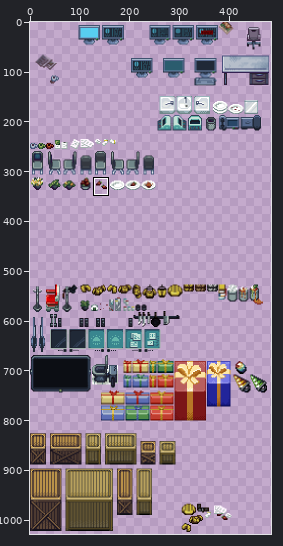
Two versions of one sprite sheet, tilesets/PC Computer - CrossCode - Various Props.png. Above, an overview of the earlier version with the close-up marked.
Close-up. Old version:
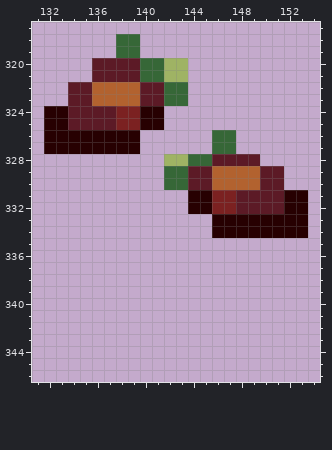
The file is 512x1056 pixels. Colours within 5 levels of each other are drawn and written as one. Shown: x 131..154, y 317..346. The wide view leaves out empty margins. The commit also changed other parts of the picture, which this record leaves out.
And afterwards:
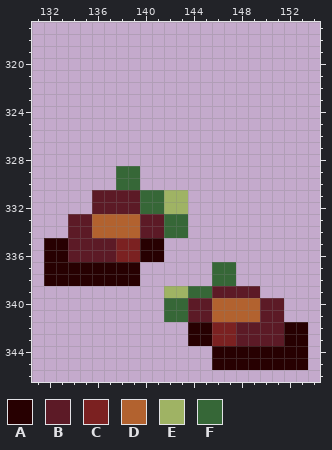
Palette (. is transparent): A #270001  B #5c1a26  C #7b2121  D #b2622f  E #9fb364  F #366737
The edit:
y 318..319: x 138..139 FF -> ..
y 320..321: x 136..143 BBBBFFEE -> ........
y 322..323: x 134..143 BBDDDDBBFF -> ..........
y 324..325: x 132..141 AABBBBCCAA -> ..........
y 326..327: x 132..139 AAAAAAAA -> ........; x 146..147 FF -> ..
y 328: x 142..149 EEFFBBBB -> ........
y 329..330: x 138..139 .. -> FF; x 142..151 FFBBDDDDBB -> ..........
y 331..332: x 136..153 ........AACCBBBBAA -> BBBBFFEE..........
y 333..334: x 134..143 .......... -> BBDDDDBBFF; x 146..153 AAAAAAAA -> ........
y 335..336: x 132..141 .......... -> AABBBBCCAA
y 337..338: x 132..139 ........ -> AAAAAAAA; x 146..147 .. -> FF
y 339: x 142..149 ........ -> EEFFBBBB
y 340..341: x 142..151 .......... -> FFBBDDDDBB
y 342..343: x 144..153 .......... -> AACCBBBBAA
y 344..345: x 146..153 ........ -> AAAAAAAA
Boxes around the changes in both close-ups, in picture pixels (x1, y1, x2, y2):
changed: (44, 34, 308, 370)
